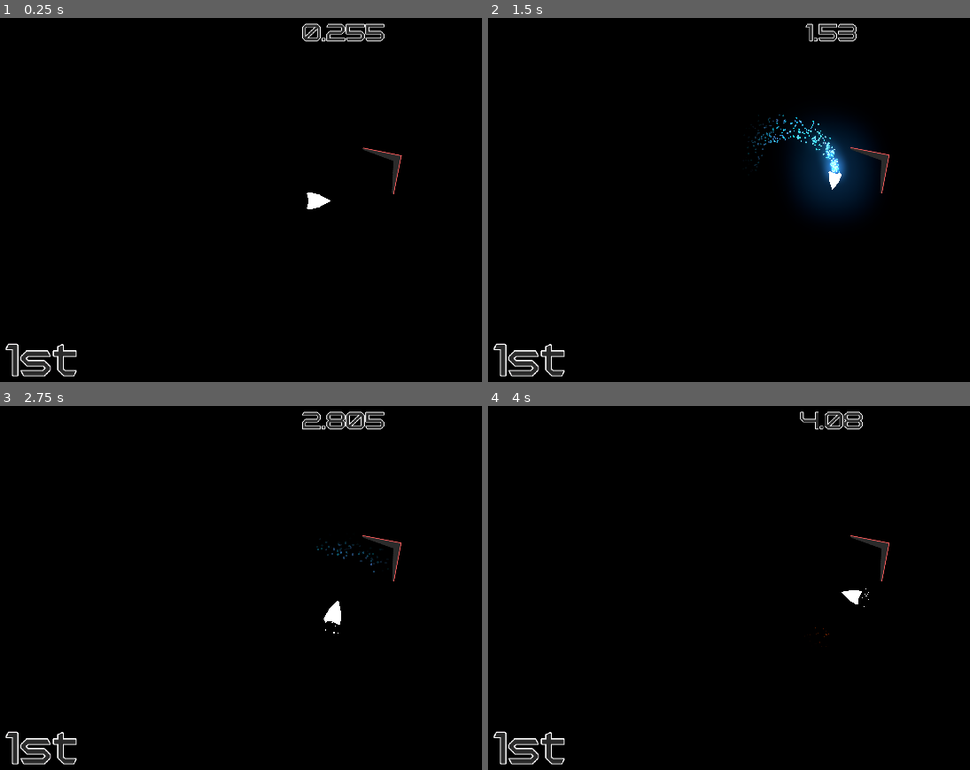
Above: before the commit, frames 1-4 (two rows, left to right).
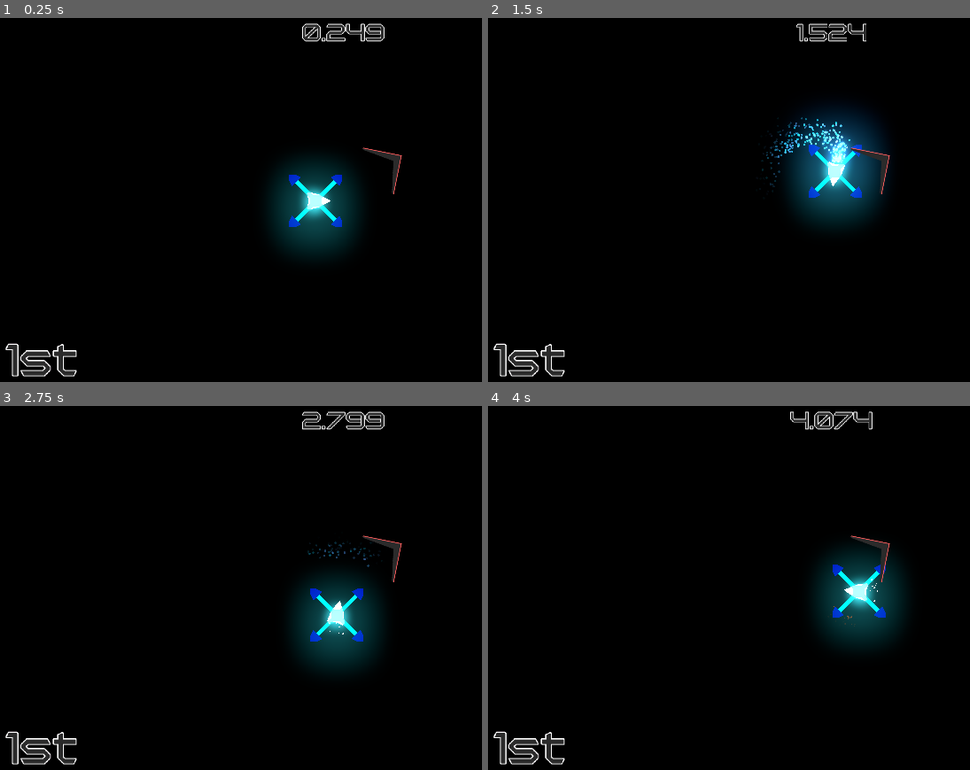
Above: after the commit, the same moments.

Repository: Insta-x/boost-racer
Game: Godot game, scene res://Src/Game.tscn
The game is run twice, just before and just after one commit, with the same random seed, the same clock (stepped at 60 frames per second) and the same inputs. This scene is started directly instead of the project's main scene.
Inputs:
- Up to frame 1 (0.25 s): no input
- Up to frame 2 (1.5 s): hold D (turn_right) 0.53-1.28 s; hold Shift (boost) 0.53-1.28 s; hold Space (brake) from 1.28 s (still down); tap Shift (boost) at 1.35 s
- Up to frame 3 (2.75 s): release Space (brake) at 2.03 s; hold D (turn_right) from 2.03 s (still down); hold Shift (boost) from 2.03 s (still down)
- Up to frame 4 (4 s): release D (turn_right) at 2.78 s; release Shift (boost) at 2.78 s; hold W (thrust) 2.78-3.53 s; tap Shift (boost) at 2.85 s; hold A (turn_left) from 3.53 s (still down); hold Shift (boost) from 3.53 s (still down)

The runs differ from the first frame. In frame 1, 4.0% of the frame differs, in the area x 56-80%, y 1-66%; in frame 2, 5.2%, in the area x 53-84%, y 1-57%; in frame 3, 4.3%; in frame 4, 4.5%.

Commit message:
RaceLock

Diff:
--- a/Src/Game.gd
+++ b/Src/Game.gd
@@ -7,11 +7,11 @@
 func _ready() -> void:
 	GlobalSignal.connect("racer_finished", self, "_on_racer_finished")
 	GlobalSignal.connect("player_finished", self, "_on_player_finished")
-	start()
 
 
 func start() -> void:
 	race_time = OS.get_ticks_msec()
+	GlobalSignal.emit_signal("game_start")
 
 
 func _on_racer_finished(racer_id: int) -> void:
@@ -22,3 +22,7 @@
 func _on_player_finished() -> void:
 	var finish_time := OS.get_ticks_msec() - race_time
 	print("Player: ", finish_time / 1000.0)
+
+
+func _on_StartTimer_timeout() -> void:
+	start()
--- a/Src/Game.tscn
+++ b/Src/Game.tscn
@@ -43,4 +43,10 @@
 stream = ExtResource( 6 )
 autoplay = true
 
+[node name="StartTimer" type="Timer" parent="."]
+wait_time = 5.0
+autostart = true
+
+[connection signal="timeout" from="StartTimer" to="." method="_on_StartTimer_timeout"]
+
 [editable path="GameWorld"]
--- a/Src/GameWorld.tscn
+++ b/Src/GameWorld.tscn
@@ -1,5 +1,6 @@
-[gd_scene load_steps=3 format=2]
+[gd_scene load_steps=4 format=2]
 
+[ext_resource path="res://Src/RaceComponents/RacerLock.tscn" type="PackedScene" id=1]
 [ext_resource path="res://Src/Racer/PlayerRacer.tscn" type="PackedScene" id=2]
 [ext_resource path="res://Src/RaceComponents/FinishArea2D.tscn" type="PackedScene" id=4]
 
@@ -108,3 +109,6 @@
 __meta__ = {
 "_edit_lock_": true
 }
+
+[node name="Polygon2D2" parent="." instance=ExtResource( 1 )]
+position = Vector2( 128, 8832 )
--- /dev/null
+++ b/Src/RaceComponents/RacerLock.gd
@@ -0,0 +1,5 @@
+extends Polygon2D
+
+
+func _ready() -> void:
+	GlobalSignal.connect("game_start", self, "hide")
--- /dev/null
+++ b/Src/RaceComponents/RacerLock.tscn
@@ -0,0 +1,27 @@
+[gd_scene load_steps=2 format=2]
+
+[ext_resource path="res://Src/RaceComponents/RacerLock.gd" type="Script" id=1]
+
+[node name="Polygon2D" type="Polygon2D"]
+color = Color( 0, 1.86, 2, 0.5 )
+polygon = PoolVector2Array( -56, 64, -8, 16, 8, 16, 56, 64, 64, 56, 16, 8, 16, -8, 64, -56, 56, -64, 8, -16, -8, -16, -56, -64, -64, -56, -16, -8, -16, 8, -64, 56 )
+script = ExtResource( 1 )
+
+[node name="Polygon2D" type="Polygon2D" parent="."]
+color = Color( 0, 0.0431373, 0.670588, 1 )
+polygon = PoolVector2Array( -72, 56, -72, 72, -56, 72, -40, 64, -64, 40 )
+
+[node name="Polygon2D2" type="Polygon2D" parent="."]
+position = Vector2( 112, -112 )
+color = Color( 0, 0.0431373, 0.670588, 1 )
+polygon = PoolVector2Array( -72, 48, -48, 72, -40, 56, -40, 40, -56, 40 )
+
+[node name="Polygon2D3" type="Polygon2D" parent="."]
+position = Vector2( 0, -112 )
+color = Color( 0, 0.0431373, 0.670588, 1 )
+polygon = PoolVector2Array( -72, 56, -64, 72, -40, 48, -56, 40, -72, 40 )
+
+[node name="Polygon2D4" type="Polygon2D" parent="."]
+position = Vector2( 96, 0 )
+color = Color( 0, 0.0431373, 0.670588, 1 )
+polygon = PoolVector2Array( -56, 64, -40, 72, -24, 72, -24, 56, -32, 40 )
--- a/Src/Racer/Racer.gd
+++ b/Src/Racer/Racer.gd
@@ -23,12 +23,21 @@
 var max_boost_speed := 1000.0
 var can_boost := true
 
+var control_locked := true
+
+
+func _ready() -> void:
+	GlobalSignal.connect("game_start", self, "_on_game_start")
+
 
 func _integrate_forces(state: Physics2DDirectBodyState) -> void:
+	angular_velocity = turning * turn_speed * (0.5 if thrusting or boosting else 1.0)
+
+	if control_locked:
+		return
+
 	if thrusting:
 		applied_force = Vector2.RIGHT.rotated(rotation) * thrust_force
-
-	angular_velocity = turning * turn_speed * (0.5 if thrusting or boosting else 1.0)
 
 	if boosting:
 		applied_force = Vector2.RIGHT.rotated(rotation) * boost_force
@@ -74,7 +83,10 @@
 		boosting_sfx.play()
 
 
-
 func _on_DashCooldownTimer_timeout() -> void:
 	can_boost = true
 	boost_charge_particles.emitting = false
+
+
+func _on_game_start() -> void:
+	control_locked = false
--- a/project.godot
+++ b/project.godot
@@ -101,6 +101,7 @@
 
 [physics]
 
+common/physics_fps=90
 common/enable_pause_aware_picking=true
 
 [rendering]
